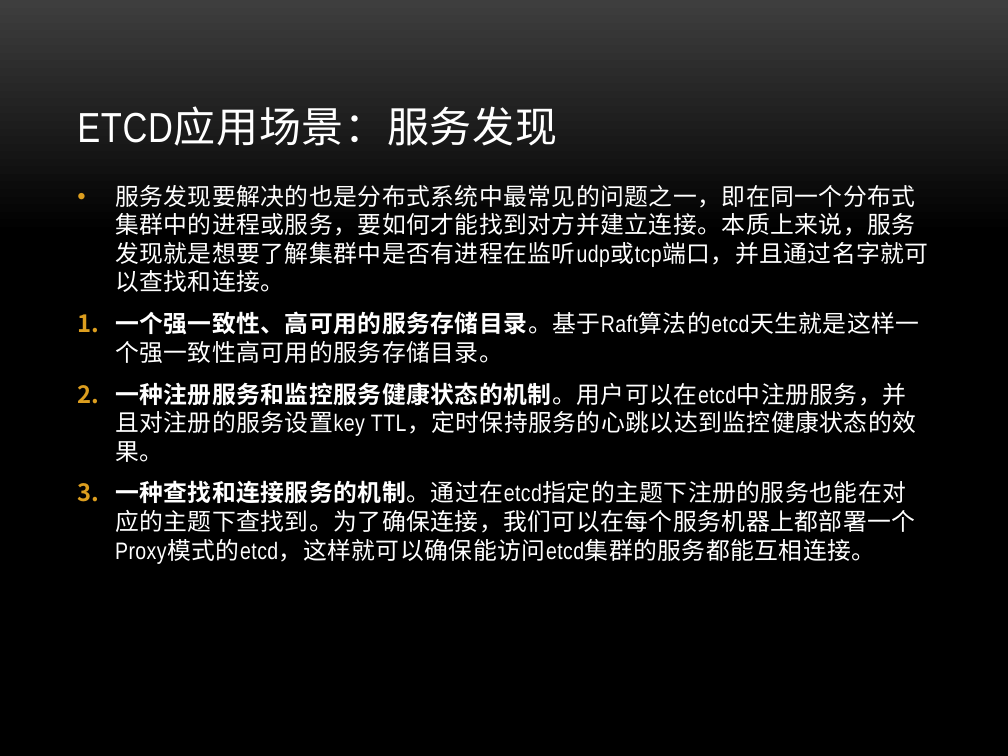
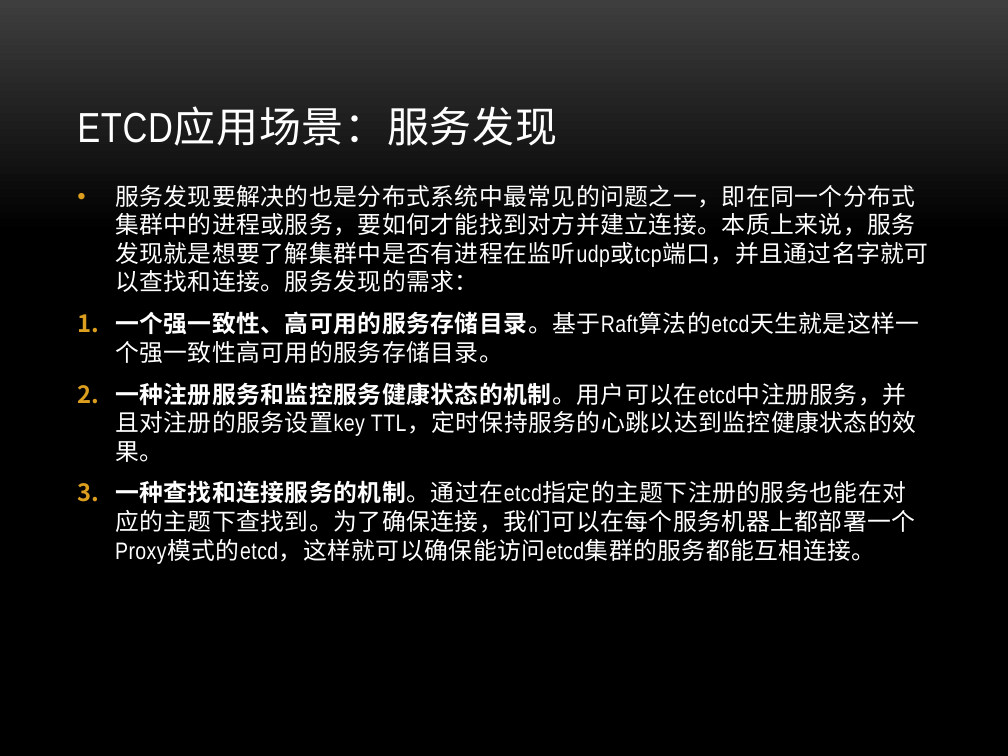
Before and after one commit to danielzheng/docs, a slide deck: slide 6 of etcd_slides/Etcd.pptx. Drawn at 1008x756 pixels with LibreOffice and Linux fonts; fonts in the diff are those of the drawing; background and template pictures are left out. Boxes give left, top, right and bottom in pixels: in the first picture for what was removed or moved away, otherwise in the second. Text is boxed around its words. In the diff, an @@ line names an element or a change of style, - is before the commit and + after.

Commit message:
update

```diff
--- a/etcd_slides/Etcd.pptx
+++ b/etcd_slides/Etcd.pptx
@@ text at [115,185,929,292]: text changed @@
-• 服务发现要解决的也是分布式系统中最常见的问题之一，即在同一个分布式集群中的进程或服务，要如何才能找到对方并建立连接。本质上来说，服务发现就是想要了解集群中是否有进程在监听udp或tcp端口，并且通过名字就可以查找和连接。
+• 服务发现要解决的也是分布式系统中最常见的问题之一，即在同一个分布式集群中的进程或服务，要如何才能找到对方并建立连接。本质上来说，服务发现就是想要了解集群中是否有进程在监听udp或tcp端口，并且通过名字就可以查找和连接。服务发现的需求：
```
Also in this commit, not shown: 7 other slides changed.
